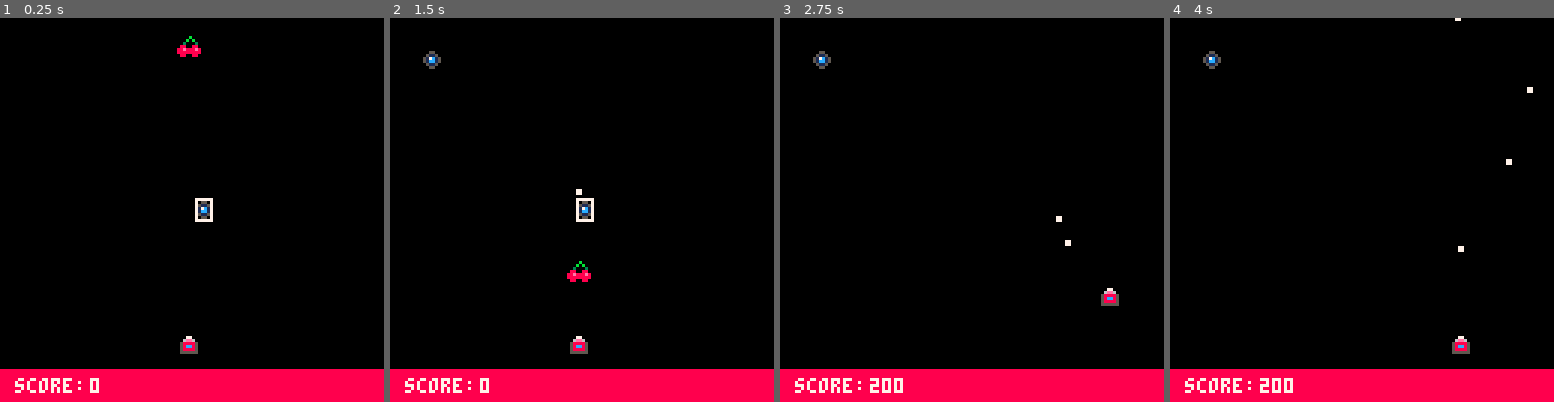
Above: before the commit, frames 1-4 (left to right).
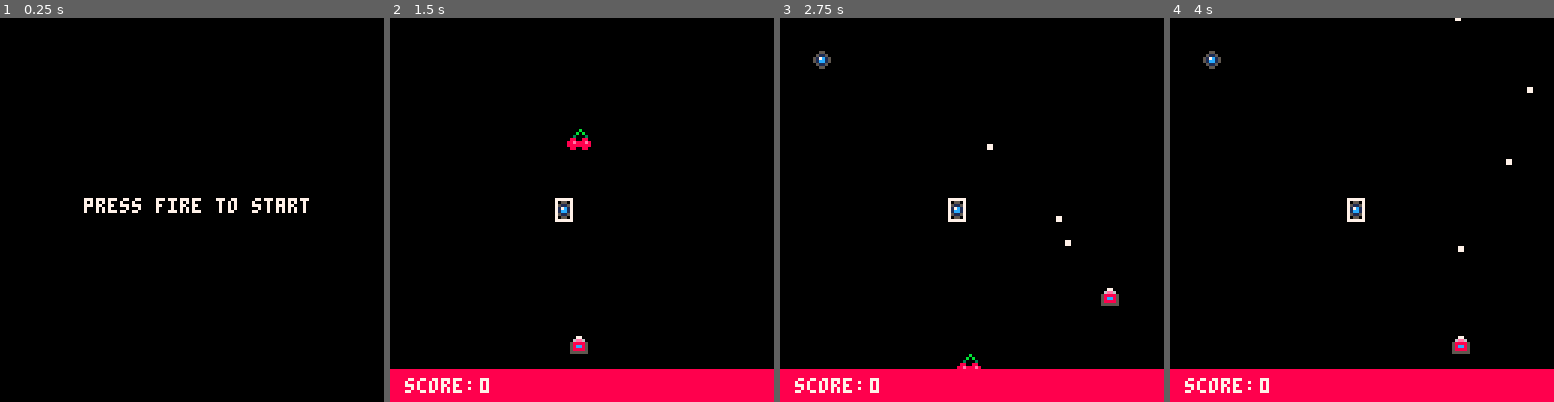
Above: after the commit, the same moments.

Repository: kris-pearman/Space-Fluff
Game: PICO-8 cartridge game.p8
The game is run twice, just before and just after one commit, with the same random seed, the same clock (stepped at 60 frames per second) and the same inputs.
Inputs:
- Up to frame 1 (0.25 s): no input
- Up to frame 2 (1.5 s): tap X (X key) at 0.33, 1.07 s; tap O (Z key) at 0.7 s
- Up to frame 3 (2.75 s): hold Right 1.6-2.1 s; tap O (Z key) at 1.7, 2.1, 2.5 s; tap X (X key) at 1.85 s; hold Up 2.15-2.42 s; hold Right from 2.47 s (still down)
- Up to frame 4 (4 s): tap O (Z key) at 2.9, 3.3, 3.7 s; tap X (X key) at 2.97 s; release Right at 3.03 s; hold Left 3.08-3.58 s; hold Down 3.63-3.97 s

The runs differ from the first frame. In frame 1, 10% of the frame differs, in the area x 0-100%, y 4-100%; in frame 2, 1.1%; in frame 3, 0.6%; in frame 4, 0.4%.

Commit message:
Added title screen and game state changer

Diff:
--- a/game.p8
+++ b/game.p8
@@ -8,19 +8,29 @@
     create_player_vars()
     create_powerup_vars()
     create_enemy_vars()
+    game_state = "start"
 end
 
 function _update60()
+    if game_state == "start" then
+        check_game_started()
+    else
     handle_input()
     move_bullets()
     move_powerup()
     hit_detect_powerup()
     hide_enemy_if_dead()
     enemy_collision()
+    end
 end
 
 function _draw()
     cls(black)
+    if game_state == "start" then
+        print("press fire to start",28,60,white)
+
+    else
+
 
     draw_player()
     draw_bullets()
@@ -29,12 +39,20 @@
     draw_enemy()
     draw_enemy_hitbox()
     draw_spawned()
+
+    end
     --draw_particles() enable this to show a small effect in the corner
     --pset(30,30,dark_blue) draws to an individual pixel
 end
 
 -->8
 --functions in here
+
+function check_game_started()
+    if btnp(fire1) then
+        game_state = "gameplay"
+   end
+end
 
 function create_player_vars()
     player={} --player is a table
